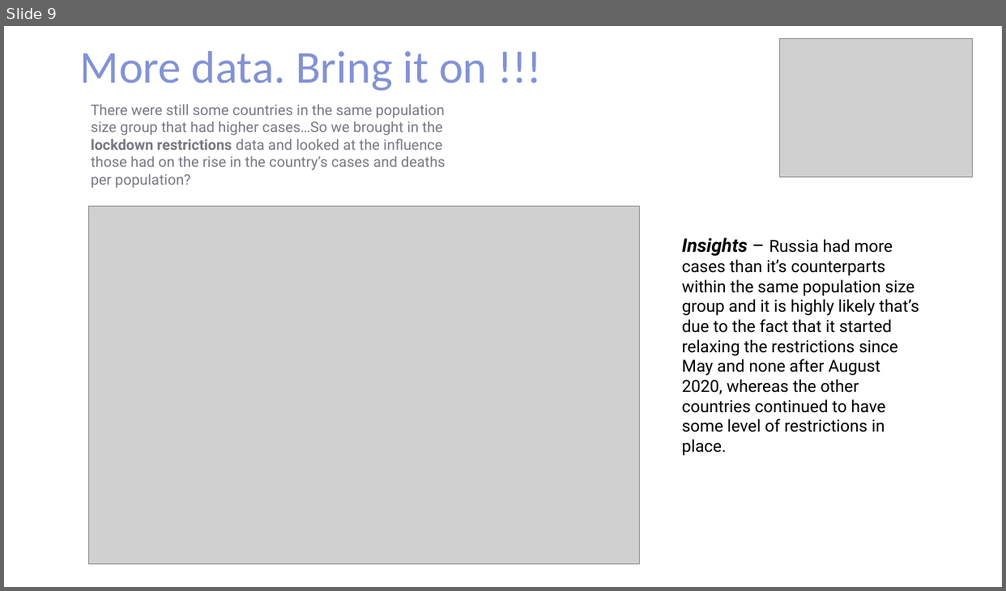
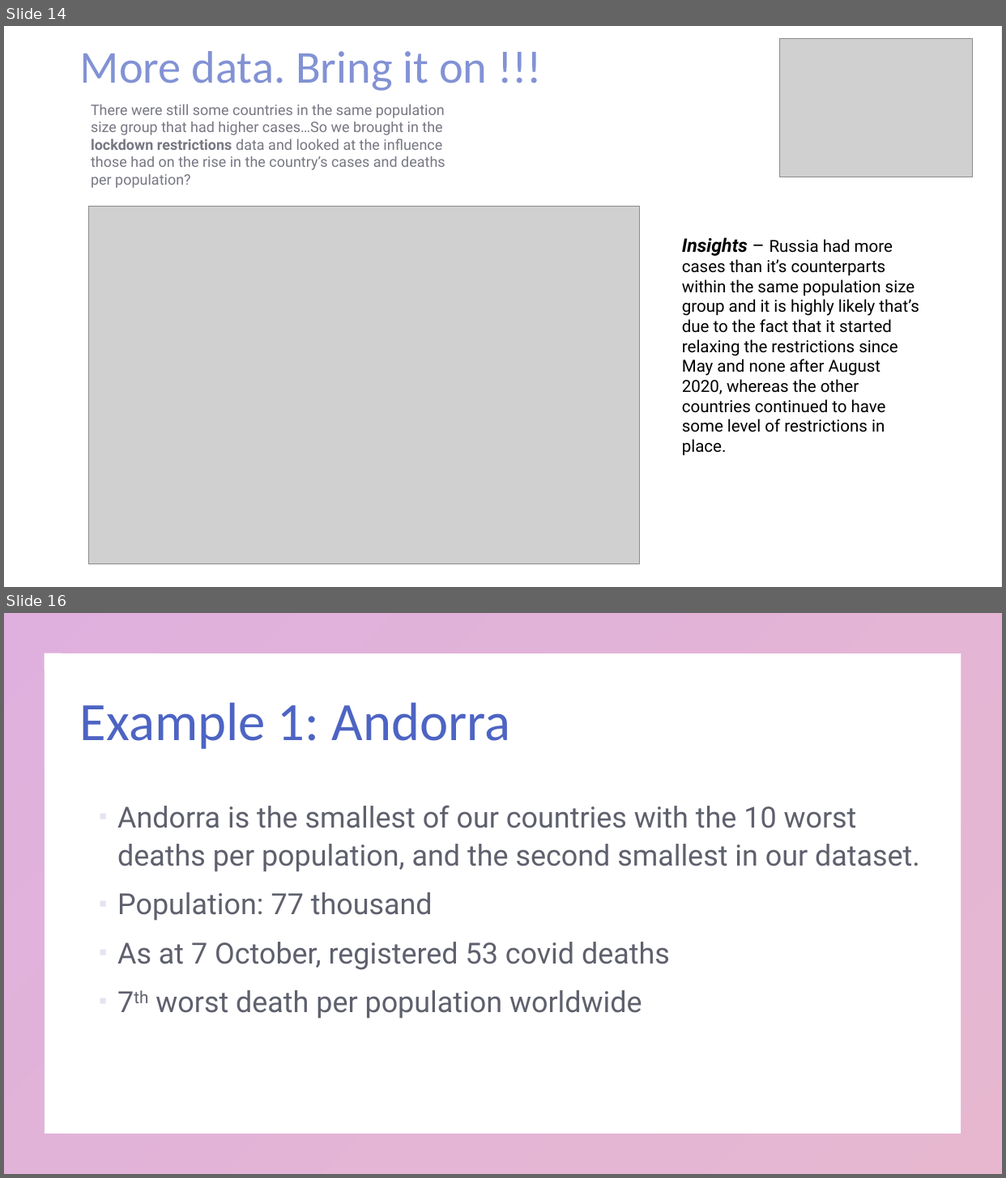
Before and after one commit to KarenJewell/WIDDatathon, a slide deck: WID Presentation_4.pptx. Shown one above the other, each under a label of ours: slide 9 before the commit, slides 14 and 16 after it; the slides between them are not shown. The pictures are 1006x591 and 1006x1178 pixels, drawn with LibreOffice and Linux fonts; fonts in the diff are those of the drawing; grey boxes stand for pictures. Boxes give left, top, right and bottom in pixels: in the first picture for what was removed or moved away, otherwise in the second. Text is boxed around its words. In the diff, an @@ line names an element or a change of style, - is before the commit and + after.

```diff
--- a/WID Presentation_4.pptx
+++ b/WID Presentation_4.pptx
@@ slide 16 added at [4, 613, 1002, 1174], background #FFFFFF; not listed: 1 template element that a slide beside it also shows @@
@@ title added at [80, 702, 510, 749], 52 pt, text gradient #4D64C3 to #C34D8B @@
+Example 1: Andorra
@@ text added at [117, 805, 920, 1019], 28 pt, text #1B1D30 at 70% opacity @@
+▪ Andorra is the smallest of our countries with the 10 worst deaths per population, and the second smallest in our dataset.
+▪ Population: 77 thousand
+▪ As at 7 October, registered 53 covid deaths
+▪ 7th worst death per population worldwide
@@ what was slide 9 is now slide 14 @@
```
Also in this commit, not shown: 8 slides changed, 16 other slides added, 4 other files.
